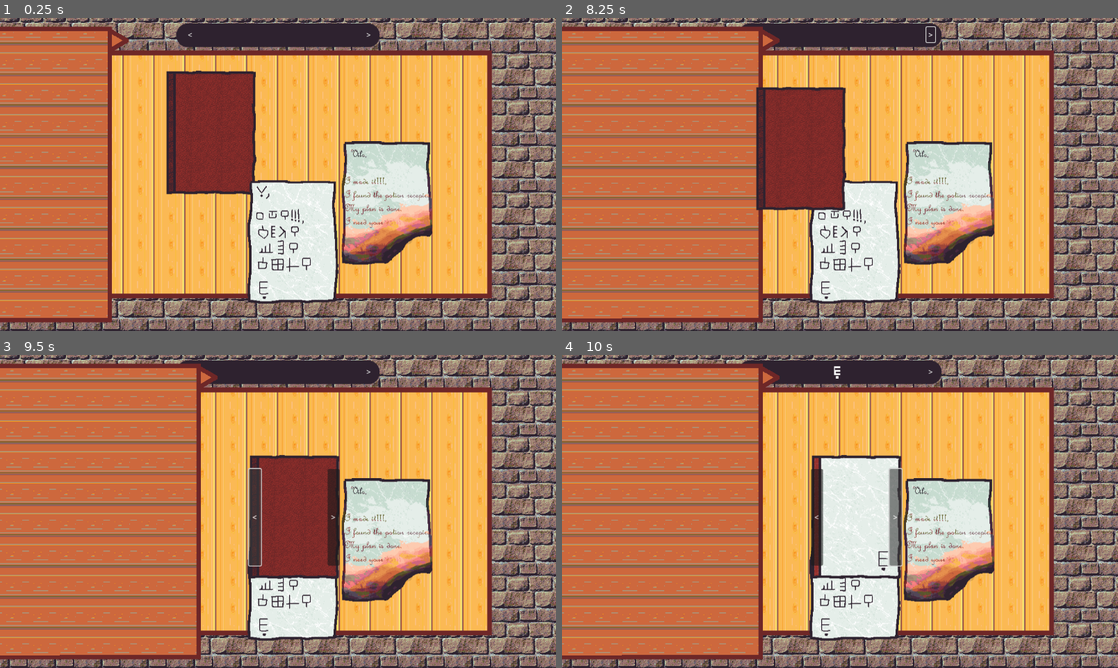
Above: before the commit, frames 1-4 (two rows, left to right).
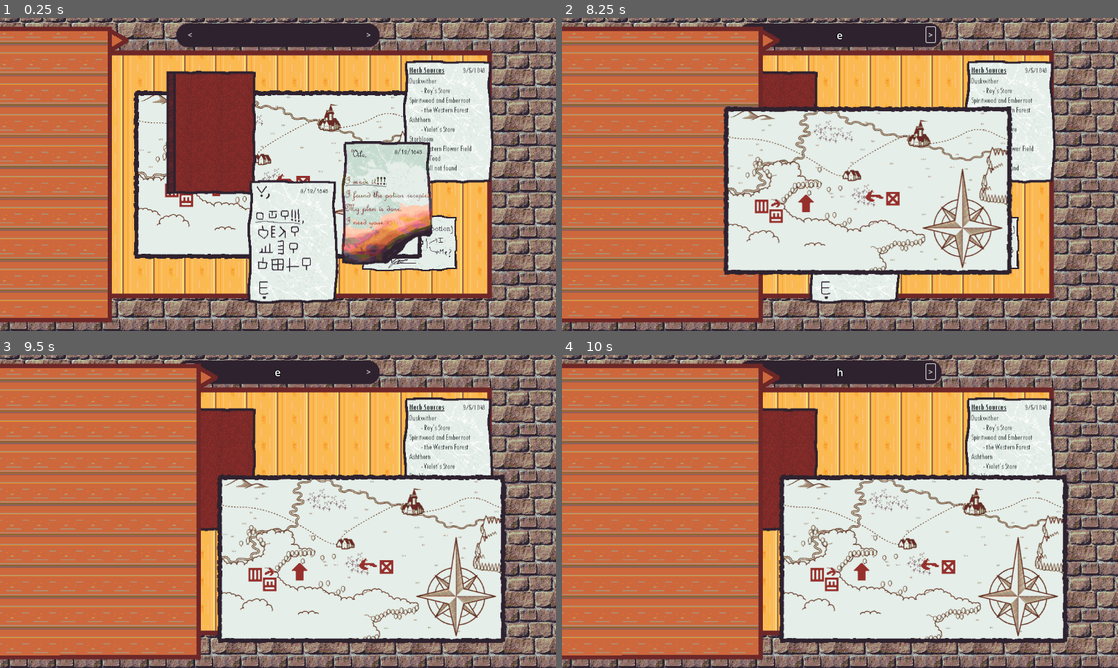
Above: after the commit, the same moments.

Repository: diegofdz333/the-alchemist
Game: Godot game, scene res://scenes/Main.tscn
Same seed, same stepped clock (60 frames per second), same inputs: the game is played once before the commit and once after it.
Inputs (mouse positions are in pixels of both pictures, inside the frame that each line leads up to):
- Up to frame 1 (0.25 s): no input
- Up to frame 2 (8.25 s): click (684, 39) at 0.5 s; click "<" at 1.25 s; click ">" at 2 s; click (773, 39) at 2.75 s; click "<" at 3.5 s; click ">" at 4.25 s; click (684, 39) at 5 s; click "<" at 5.75 s; click ">" at 6.5 s; tap Enter at 7.25 s; move the mouse to (962, 158) at 7.27 s; click (962, 158) at 7.42 s; tap Space at 8 s; drag from (728, 190) to (812, 237) at 8.02 s
- Up to frame 3 (9.5 s): click "<" at 8.75 s
- Up to frame 4 (10 s): click ">" at 9.5 s

The runs differ from the first frame. In frame 1, 20% of the frame differs, in the area x 24-89%, y 13-81%; in frame 2, 29%; in frame 3, 31%, in the area x 33-91%, y 2-93%; in frame 4, 28%.

Commit message:
More Docs

Diff:
--- a/scenes/Main.tscn
+++ b/scenes/Main.tscn
@@ -8,13 +8,16 @@
 [ext_resource type="Texture2D" uid="uid://bggqqjhi6lura" path="res://assets/bricks.png" id="4_gd8ix"]
 [ext_resource type="Texture2D" uid="uid://cjms1wtsnkkq0" path="res://assets/documents/burntLetter.png" id="5_4eq1o"]
 [ext_resource type="PackedScene" uid="uid://b5fis15vkrthn" path="res://DocumentMenu.tscn" id="6_lgqyx"]
-[ext_resource type="PackedScene" path="res://scenes/Document.tscn" id="6_sct4c"]
+[ext_resource type="PackedScene" uid="uid://c2l8r3021bgo0" path="res://scenes/Document.tscn" id="6_sct4c"]
 [ext_resource type="Texture2D" uid="uid://bncrq8qe0wpcu" path="res://assets/documents/book-page-0.png" id="7_1wq1i"]
 [ext_resource type="Script" path="res://scripts/text_popup.gd" id="8_axhao"]
 [ext_resource type="Texture2D" uid="uid://cdajpqcljhsrr" path="res://assets/textBar.png" id="8_fxjid"]
 [ext_resource type="Script" path="res://scripts/book.gd" id="8_uy8em"]
 [ext_resource type="Script" path="res://scripts/book_button.gd" id="9_uv647"]
 [ext_resource type="LabelSettings" uid="uid://dvbui4870kuc" path="res://resources/secret_label_settings.tres" id="10_3cly0"]
+[ext_resource type="Texture2D" uid="uid://b7sijfyusgtg8" path="res://assets/documents/herb-sources.png" id="10_5825u"]
+[ext_resource type="Texture2D" uid="uid://b1xpxyf5vqnbd" path="res://assets/documents/map.png" id="11_553rl"]
+[ext_resource type="Texture2D" uid="uid://1tydn0godjno" path="res://assets/documents/note.png" id="12_t862x"]
 
 [sub_resource type="LabelSettings" id="LabelSettings_na3qj"]
 font_size = 22
@@ -74,6 +77,7 @@
 d
 "
 isEnglish = false
+small_texture = ExtResource("7_1wq1i")
 
 [node name="LeftButton" type="Button" parent="Documents/Book"]
 anchors_preset = 4
@@ -101,6 +105,26 @@
 grow_vertical = 2
 text = ">"
 script = ExtResource("9_uv647")
+
+[node name="Herb Sources" parent="Documents" instance=ExtResource("6_sct4c")]
+position = Vector2(353, -107)
+scale = Vector2(1, 1)
+texture = ExtResource("10_5825u")
+
+[node name="Map" parent="Documents" instance=ExtResource("6_sct4c")]
+scale = Vector2(1, 1)
+texture = ExtResource("11_553rl")
+text = "e
+h
+g"
+small_texture = ExtResource("11_553rl")
+
+[node name="Note" parent="Documents" instance=ExtResource("6_sct4c")]
+position = Vector2(271, 141)
+scale = Vector2(1, 1)
+texture = ExtResource("12_t862x")
+text = "QG,PA"
+small_texture = ExtResource("12_t862x")
 
 [node name="Table" type="Sprite2D" parent="."]
 z_index = -5
Binary file changed: assets/documents/burntLetter.png
Binary file added: assets/documents/herb-sources.png
Not shown, added: assets/documents/herb-sources.png.import
Binary file added: assets/documents/map.png
Not shown, added: assets/documents/map.png.import
Binary file added: assets/documents/note.png
Not shown, added: assets/documents/note.png.import
Binary file changed: assets/documents/unburntLetter.png
Binary file changed: assets/fonts/secret.ttf
Not shown, added: assets/music/Botanical Brewery.mp3.import
Not shown: 1 places in scenes/Document.tscn that only renumber resources
Not shown: 1 places in scenes/Main.tscn that only renumber resources
(and 1 more such lines)
